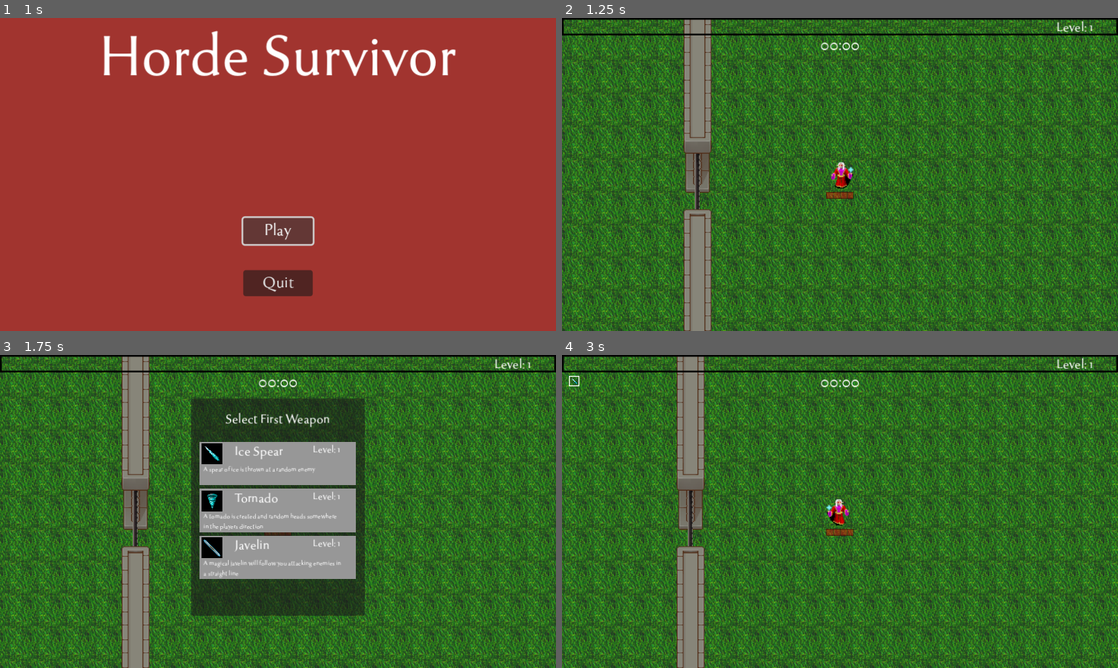
Above: before the commit, frames 1-4 (two rows, left to right).
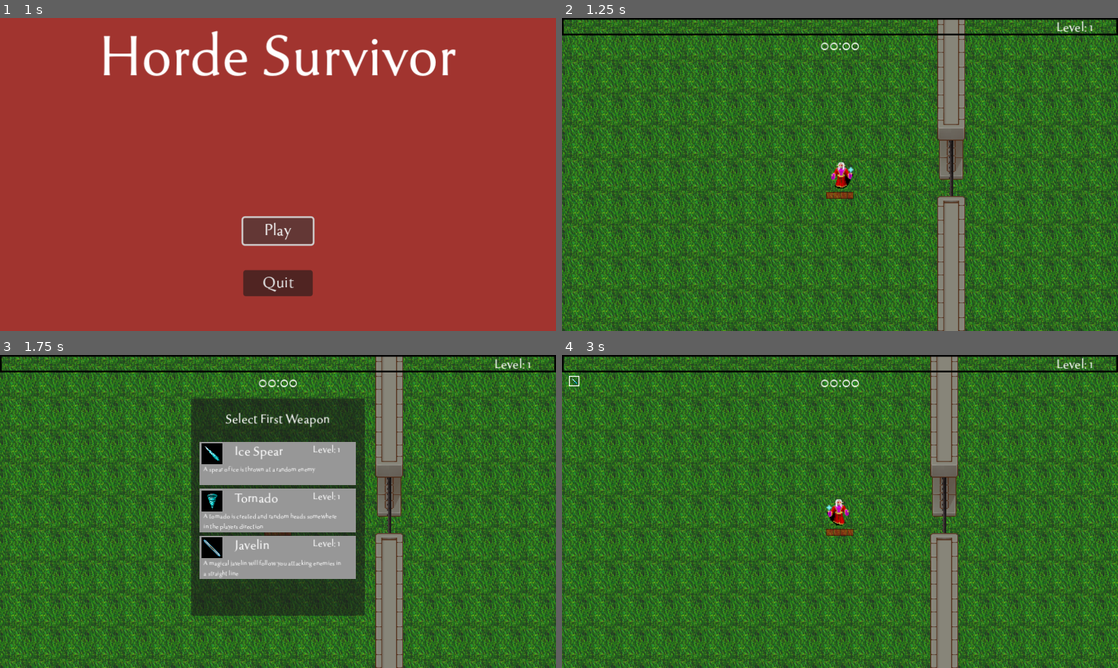
Above: after the commit, the same moments.

Repository: hlalljie/vampire-survivor_castle-defense
Game: Godot game, scene res://TitleScreen/menu.tscn
Two runs of this game, one before a commit and one after it. Both use one fixed random seed, a clock stepped at 60 frames per second and the inputs below. Sound files missing from this copy of the repository are replaced by a short silence.
Inputs (mouse positions are in pixels of both pictures, inside the frame that each line leads up to):
- Up to frame 1 (1 s): click "Play" at 0.5 s
- Up to frame 2 (1.25 s): no input
- Up to frame 3 (1.75 s): move the mouse to (400, 495) at 1.27 s; hold D (right) from 1.28 s (still down); click (400, 495) at 1.35 s
- Up to frame 4 (3 s): tap Enter at 2 s; move the mouse to (728, 527) at 2.02 s; release D (right) at 2.03 s; hold S (down) 2.03-2.78 s; click (728, 527) at 2.1 s; tap Space at 2.75 s; move the mouse to (895, 442) at 2.77 s; hold D (right) from 2.78 s (still down); click (895, 442) at 2.85 s

Frame 1 is identical in both runs. In frame 2, 9.3% of the frame differs, in the area x 21-73%, y 0-100%; in frame 3, 9.3%; in frame 4, 9.3%.

Commit message:
Added gate destruction

Diff:
--- a/Enemy/enemy_amoeba_boss.tscn
+++ b/Enemy/enemy_amoeba_boss.tscn
@@ -57,7 +57,7 @@
 [node name="enemy_amoeba_boss" type="CharacterBody2D"]
 scale = Vector2(5, 5)
 collision_layer = 4
-collision_mask = 7
+collision_mask = 23
 motion_mode = 1
 script = ExtResource("1_anglv")
 movement_speed = 120.0
--- a/Enemy/enemy_cyclops.tscn
+++ b/Enemy/enemy_cyclops.tscn
@@ -56,7 +56,7 @@
 
 [node name="enemy_cyclops" type="CharacterBody2D"]
 collision_layer = 5
-collision_mask = 7
+collision_mask = 23
 motion_mode = 1
 script = ExtResource("1_7y2kg")
 movement_speed = 16.0
--- a/Enemy/enemy_juggernaut.tscn
+++ b/Enemy/enemy_juggernaut.tscn
@@ -56,7 +56,7 @@
 
 [node name="enemy_juggernaut" type="CharacterBody2D"]
 collision_layer = 5
-collision_mask = 7
+collision_mask = 23
 motion_mode = 1
 script = ExtResource("1_2hbql")
 movement_speed = 40.0
--- a/Enemy/enemy_kolbold_strong.tscn
+++ b/Enemy/enemy_kolbold_strong.tscn
@@ -56,7 +56,7 @@
 
 [node name="enemy_kolbold_strong" type="CharacterBody2D"]
 collision_layer = 5
-collision_mask = 7
+collision_mask = 23
 motion_mode = 1
 script = ExtResource("1_su2dy")
 movement_speed = 28.0
--- a/Enemy/enemy_kolbold_weak.tscn
+++ b/Enemy/enemy_kolbold_weak.tscn
@@ -57,7 +57,7 @@
 [node name="enemy_kolbold_weak" type="CharacterBody2D"]
 scale = Vector2(0.75, 0.75)
 collision_layer = 5
-collision_mask = 7
+collision_mask = 23
 motion_mode = 1
 script = ExtResource("1_ubopo")
 
@@ -83,7 +83,7 @@
 shape = SubResource("RectangleShape2D_jthxc")
 
 [node name="HitBox" parent="." instance=ExtResource("4_nhb80")]
-collision_layer = 2
+collision_layer = 18
 
 [node name="CollisionShape2D" parent="HitBox" index="0"]
 position = Vector2(1, 3)
--- a/World/Towns/door.tscn
+++ b/World/Towns/door.tscn
@@ -22,6 +22,9 @@
 
 [node name="Sprite2D" type="Sprite2D" parent="SpriteController"]
 
+[node name="DestroyedSprite" type="Sprite2D" parent="."]
+visible = false
+
 [node name="CollisionShape2D" type="CollisionShape2D" parent="."]
 
 [node name="ProximityDetector" type="Area2D" parent="."]
--- a/World/Towns/gate.gd
+++ b/World/Towns/gate.gd
@@ -3,7 +3,11 @@
 class_name Gate
 
 @export var open_distance: Vector2 = Vector2(0.0, 70.0)
+@export var hp: int = 500
+@export var damaged_by: Array[StringName] = [&"enemy"]
 
+@onready var hurt_box = $HurtBox
+@onready var destroyed_sprite = $DestroyedSprite
 @onready var start_position = door_sprite.position
 @onready var end_position = start_position + open_distance
 
@@ -16,3 +20,17 @@
 	var tween: Tween = create_tween()
 	tween.tween_property(door_sprite, "position", start_position, 1).set_trans(Tween.TRANS_QUINT).set_ease(Tween.EASE_OUT)
 	tween.play()
+
+
+func _on_hurt_box_hurt(damage: int, _angle: Vector2, _knockback: int) -> void:
+	hp -= damage
+	print("Gate hit for %d damage. HP left: %d" % [damage, hp])
+	if hp <= 0:
+		destroy_gate()
+
+func destroy_gate() -> void:
+	print("Gate destroyed!")
+	door_sprite.hide()
+	destroyed_sprite.show()
+	door_collision.set_deferred("disabled", true)
+	hurt_box.set_deferred("disabled", true)
--- a/World/Towns/gate_left.tscn
+++ b/World/Towns/gate_left.tscn
@@ -1,8 +1,13 @@
-[gd_scene load_steps=6 format=3 uid="uid://c2x4vfd0j8y74"]
+[gd_scene load_steps=9 format=3 uid="uid://c2x4vfd0j8y74"]
 
 [ext_resource type="PackedScene" uid="uid://c3ntv7ypt3824" path="res://World/Towns/door.tscn" id="1_bdrbn"]
 [ext_resource type="Script" path="res://World/Towns/gate.gd" id="2_68k6u"]
 [ext_resource type="Texture2D" uid="uid://do35tj1uybxks" path="res://Textures/World/gate_left.png" id="2_h1byu"]
+[ext_resource type="Texture2D" uid="uid://bxopfr7es3ux2" path="res://Textures/World/broken_gate_left_right.png" id="4_uyscj"]
+[ext_resource type="PackedScene" uid="uid://c6lj84u0fegmg" path="res://Utility/hurt_box.tscn" id="5_4ybev"]
+
+[sub_resource type="RectangleShape2D" id="RectangleShape2D_ppj1s"]
+size = Vector2(12, 64)
 
 [sub_resource type="RectangleShape2D" id="RectangleShape2D_3vsej"]
 size = Vector2(6, 64)
@@ -15,6 +20,8 @@
 position = Vector2(-6.49, -16)
 script = ExtResource("2_68k6u")
 open_distance = Vector2(0, 64)
+hp = 500
+damaged_by = Array[StringName]([&"enemy"])
 
 [node name="SpriteController" parent="." index="0"]
 clip_contents = true
@@ -26,10 +33,25 @@
 texture = ExtResource("2_h1byu")
 centered = false
 
-[node name="CollisionShape2D" parent="." index="1"]
+[node name="DestroyedSprite" parent="." index="1"]
+position = Vector2(6.49, 32)
+texture = ExtResource("4_uyscj")
+
+[node name="HurtBox" parent="." index="2" instance=ExtResource("5_4ybev")]
+collision_mask = 16
+
+[node name="CollisionShape2D" parent="HurtBox" index="0"]
+position = Vector2(6.49, 32)
+shape = SubResource("RectangleShape2D_ppj1s")
+
+[node name="CollisionShape2D" parent="." index="3"]
 position = Vector2(6.49, 32)
 shape = SubResource("RectangleShape2D_3vsej")
 
 [node name="CollisionShape2D" parent="ProximityDetector" index="0"]
 position = Vector2(6.49, 32)
 shape = SubResource("CapsuleShape2D_gt0hk")
+
+[connection signal="hurt" from="HurtBox" to="." method="_on_hurt_box_hurt"]
+
+[editable path="HurtBox"]
--- a/World/Towns/gate_right.tscn
+++ b/World/Towns/gate_right.tscn
@@ -1,8 +1,13 @@
-[gd_scene load_steps=6 format=3 uid="uid://b0spjvnu7cji4"]
+[gd_scene load_steps=9 format=3 uid="uid://b0spjvnu7cji4"]
 
 [ext_resource type="PackedScene" uid="uid://c3ntv7ypt3824" path="res://World/Towns/door.tscn" id="1_8lyyj"]
 [ext_resource type="Script" path="res://World/Towns/gate.gd" id="2_0jf3p"]
 [ext_resource type="Texture2D" uid="uid://u547d86t5au8" path="res://Textures/World/gate_right.png" id="3_actup"]
+[ext_resource type="PackedScene" uid="uid://c6lj84u0fegmg" path="res://Utility/hurt_box.tscn" id="4_hipc6"]
+[ext_resource type="Texture2D" uid="uid://bxopfr7es3ux2" path="res://Textures/World/broken_gate_left_right.png" id="4_n2y7e"]
+
+[sub_resource type="RectangleShape2D" id="RectangleShape2D_jeixe"]
+size = Vector2(10, 64)
 
 [sub_resource type="RectangleShape2D" id="RectangleShape2D_3vsej"]
 size = Vector2(6, 64)
@@ -14,7 +19,9 @@
 [node name="GateRight" instance=ExtResource("1_8lyyj")]
 position = Vector2(-3.32, -16)
 script = ExtResource("2_0jf3p")
-open_distance = Vector2(0, 64)
+open_distance = Vector2(0, 70)
+hp = 500
+damaged_by = Array[StringName]([&"enemy"])
 
 [node name="SpriteController" parent="." index="0"]
 clip_contents = true
@@ -26,13 +33,28 @@
 texture = ExtResource("3_actup")
 centered = false
 
-[node name="CollisionShape2D" parent="." index="1"]
+[node name="DestroyedSprite" parent="." index="1"]
+position = Vector2(3.32, 32)
+texture = ExtResource("4_n2y7e")
+
+[node name="HurtBox" parent="." index="2" instance=ExtResource("4_hipc6")]
+collision_mask = 16
+
+[node name="CollisionShape2D" parent="HurtBox" index="0"]
+position = Vector2(3.32, 32)
+shape = SubResource("RectangleShape2D_jeixe")
+
+[node name="CollisionShape2D" parent="." index="3"]
 position = Vector2(3.81, 32)
 shape = SubResource("RectangleShape2D_3vsej")
 
-[node name="ProximityDetector" parent="." index="2"]
+[node name="ProximityDetector" parent="." index="4"]
 position = Vector2(-2.68, 0)
 
 [node name="CollisionShape2D" parent="ProximityDetector" index="0"]
 position = Vector2(6.49, 32)
 shape = SubResource("CapsuleShape2D_gt0hk")
+
+[connection signal="hurt" from="HurtBox" to="." method="_on_hurt_box_hurt"]
+
+[editable path="HurtBox"]
--- a/World/Towns/gate_top.tscn
+++ b/World/Towns/gate_top.tscn
@@ -1,8 +1,13 @@
-[gd_scene load_steps=6 format=3 uid="uid://b8h2ufvptauic"]
+[gd_scene load_steps=9 format=3 uid="uid://b8h2ufvptauic"]
 
 [ext_resource type="PackedScene" uid="uid://c3ntv7ypt3824" path="res://World/Towns/door.tscn" id="1_i8v0c"]
 [ext_resource type="Script" path="res://World/Towns/gate.gd" id="2_e71u3"]
 [ext_resource type="Texture2D" uid="uid://do5tl4rii7064" path="res://Textures/World/gate_top_bottom.png" id="2_lwt1w"]
+[ext_resource type="Texture2D" uid="uid://bsn4tdbhlvc8d" path="res://Textures/World/broken_gate_top_bottom.png" id="4_0it8w"]
+[ext_resource type="PackedScene" uid="uid://c6lj84u0fegmg" path="res://Utility/hurt_box.tscn" id="5_ibokq"]
+
+[sub_resource type="RectangleShape2D" id="RectangleShape2D_u568o"]
+size = Vector2(64, 18)
 
 [sub_resource type="RectangleShape2D" id="RectangleShape2D_srtgt"]
 size = Vector2(64, 16)
@@ -14,6 +19,8 @@
 position = Vector2(16, 19)
 script = ExtResource("2_e71u3")
 open_distance = Vector2(0, 70)
+hp = 500
+damaged_by = Array[StringName]([&"enemy"])
 
 [node name="SpriteController" parent="." index="0"]
 clip_contents = true
@@ -28,13 +35,28 @@
 texture = ExtResource("2_lwt1w")
 centered = false
 
-[node name="CollisionShape2D" parent="." index="1"]
+[node name="DestroyedSprite" parent="." index="1"]
+position = Vector2(0, 33)
+texture = ExtResource("4_0it8w")
+
+[node name="HurtBox" parent="." index="2" instance=ExtResource("5_ibokq")]
+collision_mask = 16
+
+[node name="CollisionShape2D" parent="HurtBox" index="0"]
+position = Vector2(0, 28)
+shape = SubResource("RectangleShape2D_u568o")
+
+[node name="CollisionShape2D" parent="." index="3"]
 position = Vector2(0, 28)
 shape = SubResource("RectangleShape2D_srtgt")
 
-[node name="ProximityDetector" parent="." index="2"]
+[node name="ProximityDetector" parent="." index="4"]
 collision_layer = 0
 
 [node name="CollisionShape2D" parent="ProximityDetector" index="0"]
 position = Vector2(0, 34)
 shape = SubResource("CircleShape2D_0wc12")
+
+[connection signal="hurt" from="HurtBox" to="." method="_on_hurt_box_hurt"]
+
+[editable path="HurtBox"]
--- a/World/world.tscn
+++ b/World/world.tscn
@@ -112,7 +112,7 @@
 spawns = Array[ExtResource("4_rl4b1")]([SubResource("Resource_g8uvd"), SubResource("Resource_b6sh2"), SubResource("Reso …(200 unchanged characters)…
 
 [node name="CastleSimple" parent="." instance=ExtResource("2_nw4au")]
-position = Vector2(-692, 552)
+position = Vector2(656, 537)
 
 [node name="Loot" type="Node2D" parent="." groups=["loot"]]
 
--- a/default_bus_layout.tres
+++ b/default_bus_layout.tres
@@ -1,4 +1,4 @@
 [gd_resource type="AudioBusLayout" format=3 uid="uid://bme3do4a8melr"]
 
 [resource]
-bus/0/volume_db = -0.030508
+bus/0/volume_db = -80.0
Binary file added: Textures/World/broken_gate_left_right.png
Not shown, added: Textures/World/broken_gate_left_right.png.import
Binary file added: Textures/World/broken_gate_top_bottom.png
Not shown, added: Textures/World/broken_gate_top_bottom.png.import
